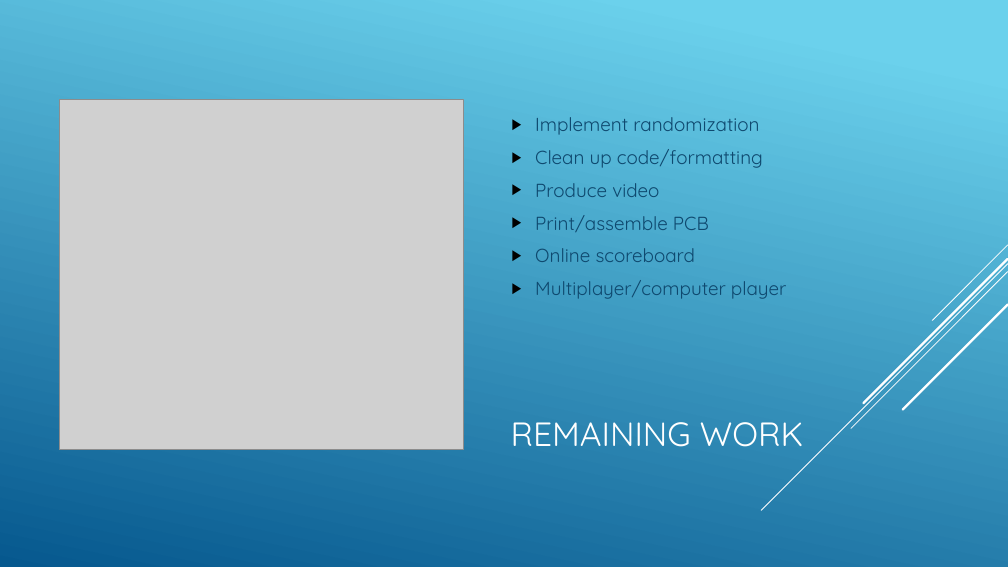
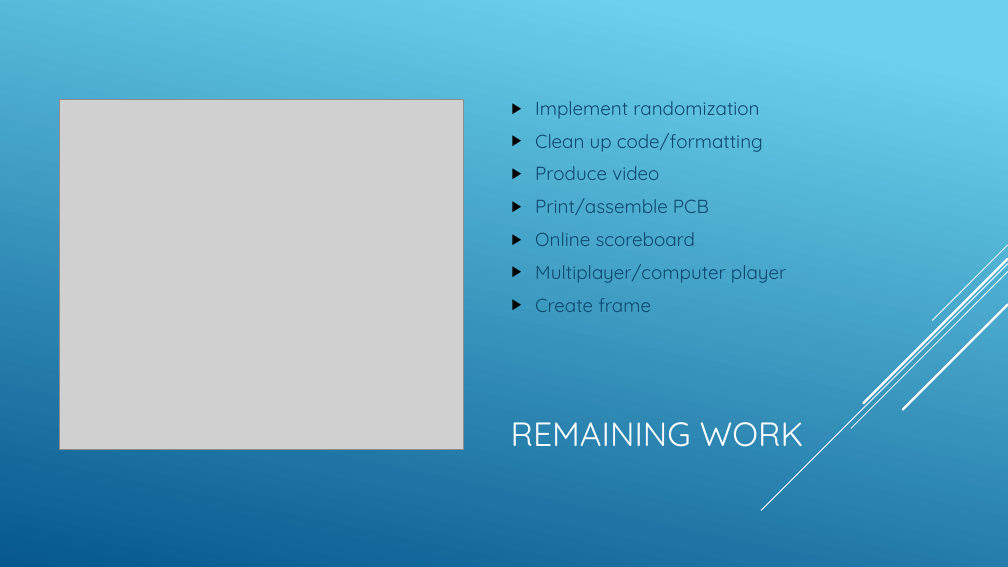
Before and after one commit to jedmijares/Battleship-Handheld, a slide deck: slide 4 of Media/Progress Presentation.pptx. Drawn at 1008x567 pixels with LibreOffice and Linux fonts; fonts in the diff are those of the drawing; grey boxes stand for pictures. Boxes give left, top, right and bottom in pixels: in the first picture for what was removed or moved away, otherwise in the second. Text is boxed around its words. In the diff, an @@ line names an element or a change of style, - is before the commit and + after.

```diff
--- a/Media/Progress Presentation.pptx
+++ b/Media/Progress Presentation.pptx
@@ text at (x1=535, y1=298, x2=651, y2=312): paragraph added @@
+▶ Create frame
```
Also in this commit, not shown: 1 other file.
